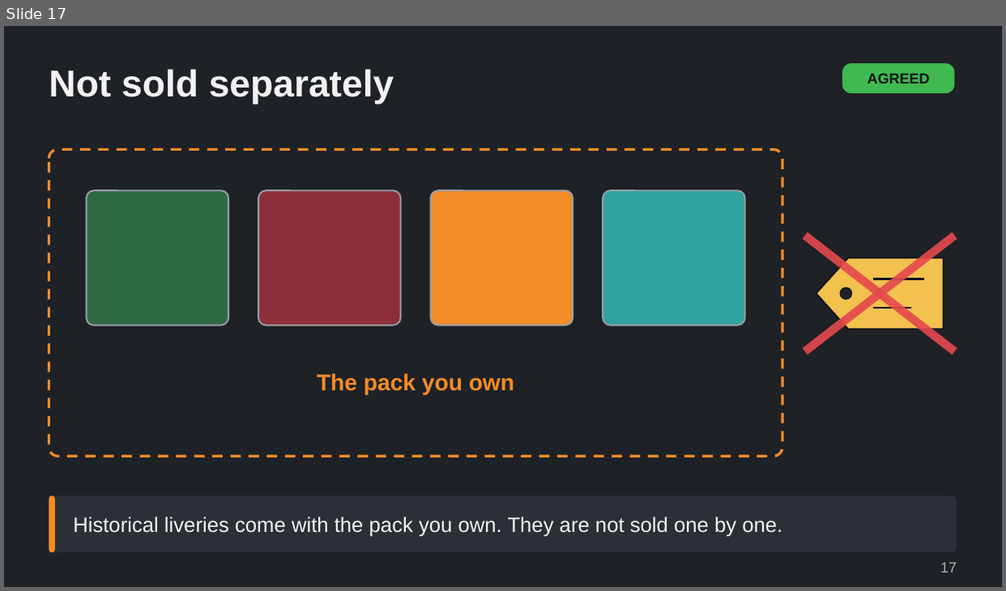
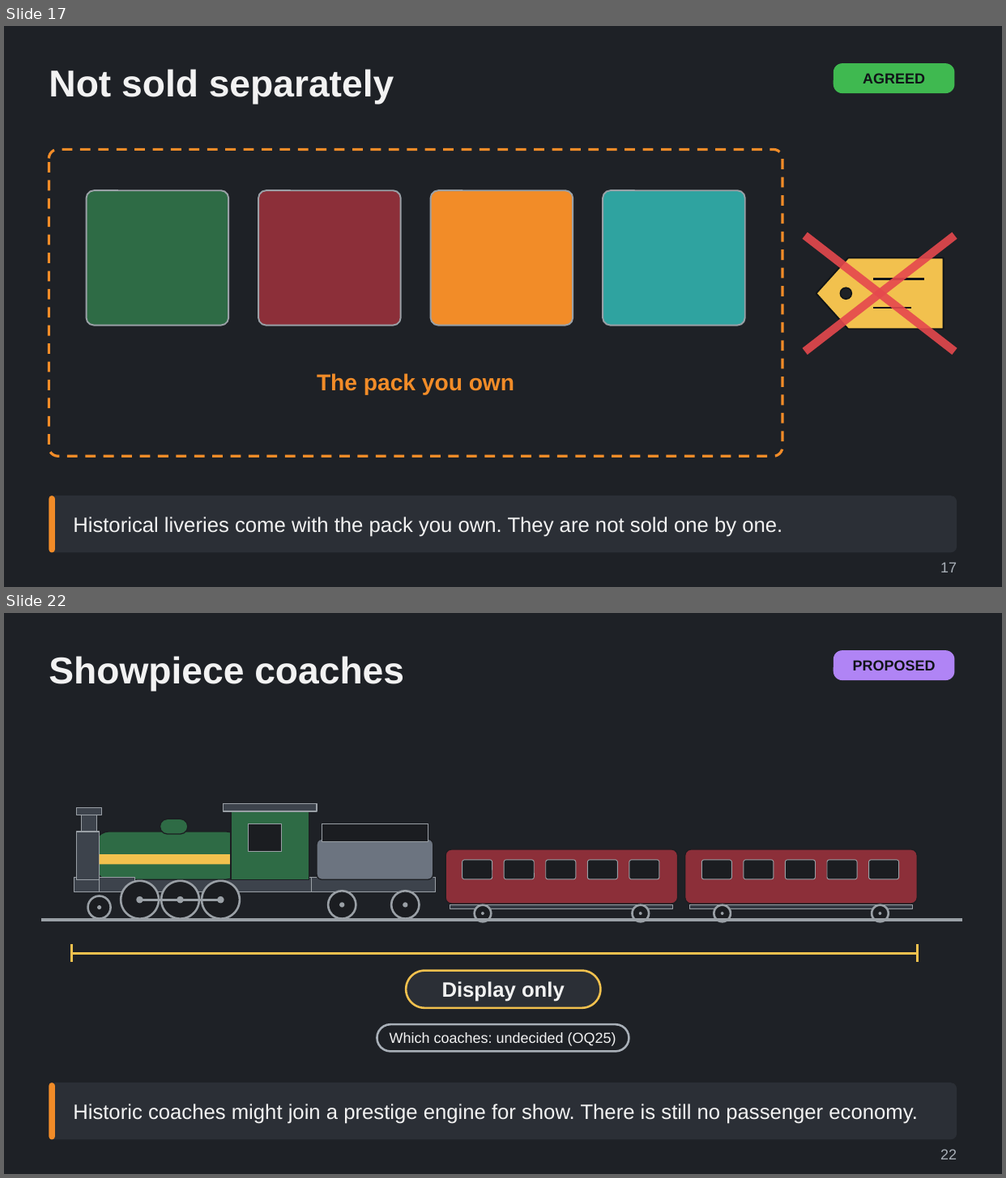
Before and after one commit to Tarenkookoo/Satisfactory---Early-Locomotion, a slide deck: Reporting/Claude Presents/Deck8_AfterLaunch_LateSteam/After_Launch_Late_Steam_Driving_and_Prestige_Explained.pptx. Shown one above the other, each under a label of ours: slide 17 before the commit, slides 17 and 22 after it; the slides between them are not shown. The pictures are 1006x591 and 1006x1178 pixels, drawn with LibreOffice and Linux fonts; fonts in the diff are those of the drawing. Boxes give left, top, right and bottom in pixels: in the first picture for what was removed or moved away, otherwise in the second. Text is boxed around its words. In the diff, an @@ line names an element or a change of style, - is before the commit and + after.

```diff
--- a/Reporting/Claude Presents/Deck8_AfterLaunch_LateSteam/After_Launch_Late_Steam_Driving_and_Prestige_Explained.pptx
+++ b/Reporting/Claude Presents/Deck8_AfterLaunch_LateSteam/After_Launch_Late_Steam_Driving_and_Prestige_Explained.pptx
@@ slide 22 added at [4, 613, 1002, 1174], background #1E2126 @@
@@ title added at [49, 656, 404, 692], 36 pt, text #F2F2F2, bold @@
+Showpiece coaches
@@ rounded rectangle added at [833, 650, 955, 680], fill #B084F5, 14 pt, text #101418, bold @@
+PROPOSED
@@ group added at [41, 804, 962, 1008]: 20 ellipses, 16 rounded rectangles, 13 rectangles, 5 lines @@
+Display only
@@ rounded rectangle added at [377, 1024, 629, 1052], outline #A9B0B8 2 pt, 14 pt, text #F2F2F2 @@
+Which coaches: undecided (OQ25)
@@ rounded rectangle added at [49, 1083, 957, 1140], fill #2B2F36, 20 pt, text #F2F2F2 @@
+Historic coaches might join a prestige engine for show. There is still no passenger economy.
@@ rounded rectangle added at [49, 1083, 55, 1140], fill #F28C28 @@
@@ text added at [940, 1149, 957, 1160], 14 pt, text #A9B0B8 @@
+22
@@ slide 17 changed as well @@
@@ rounded rectangle "AGREED": place and size @@
-rounded rectangle "AGREED" at [842, 63, 955, 93]
+rounded rectangle "AGREED" at [833, 63, 955, 93]
```
Also in this commit, not shown: 14 other slides changed, 7 other slides added, 6 other files.
